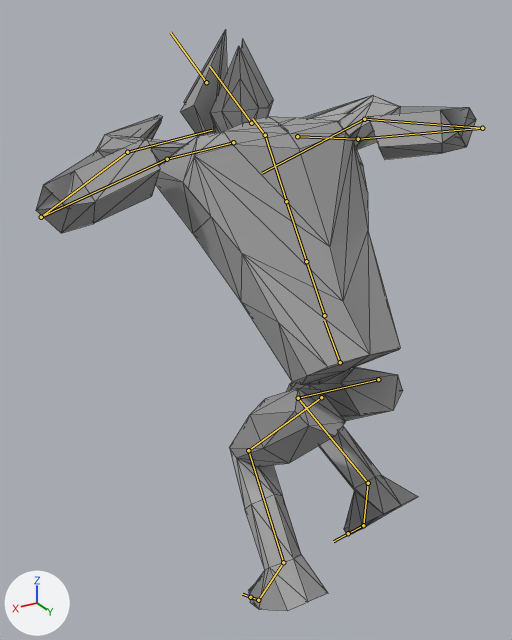
What one commit did to the glTF model glb_imports/8164_meshes.glb.
Both versions are drawn from a 50 mm camera at (12.28, 14.42, 23.16) aimed at (0.6, -5.04, 13.42). Lighting does not change. The marker at lower left points along +X, +Y and +Z. Both versions are drawn at frame 14 of the action 'ArmBombsFaceLaser'; the numbers are the values there. The bones that bend it are drawn over the model as lines. Mesh edges are drawn as thin lines.

The first picture shows 'Body.001'.
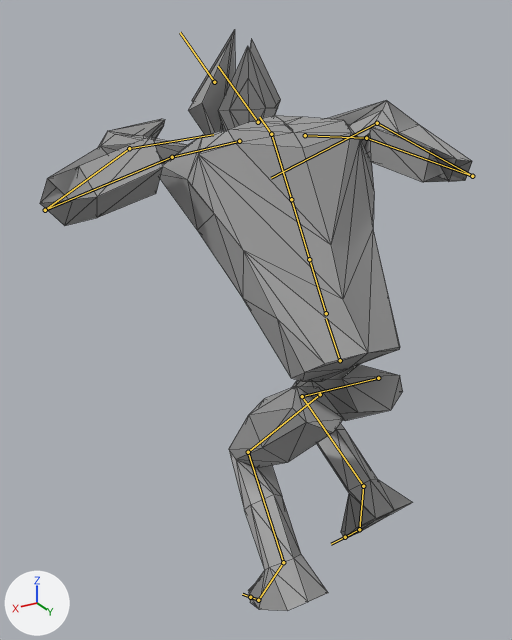
Location of each change, (x1, y1, x2, y2) in pixels of the pictures (512 x 640 px):
'Body.001', posed
    before: (36, 29, 476, 611)
    after: (40, 30, 472, 611)
bone 'mixamorig:Hips', root to tip
    before: (340, 362) to (324, 320)
    after: (340, 360) to (326, 318)
bone 'mixamorig:Neck', root to tip
    before: (265, 135) to (252, 118)
    after: (271, 134) to (259, 117)
bone 'mixamorig:LeftArm', root to tip
    before: (167, 159) to (41, 217)
    after: (172, 157) to (45, 210)
bone 'mixamorig:LeftForeArm', root to tip
    before: (41, 217) to (127, 152)
    after: (45, 210) to (129, 148)
bone 'mixamorig:LeftHand', root to tip
    before: (127, 152) to (212, 130)
    after: (129, 148) to (213, 134)
bone 'mixamorig:RightArm', root to tip
    before: (358, 139) to (482, 128)
    after: (366, 138) to (472, 176)
bone 'mixamorig:RightForeArm', root to tip
    before: (482, 128) to (364, 119)
    after: (472, 176) to (377, 123)
bone 'mixamorig:RightHand', root to tip
    before: (364, 119) to (262, 173)
    after: (377, 123) to (271, 178)
bone 'mixamorig:LeftUpLeg', root to tip
    before: (321, 397) to (248, 450)
    after: (320, 394) to (248, 452)
bone 'mixamorig:RightUpLeg', root to tip
    before: (378, 379) to (298, 398)
    after: (378, 378) to (302, 396)
bone 'mixamorig:RightLeg', root to tip
    before: (298, 398) to (368, 483)
    after: (302, 396) to (363, 486)
bone 'mixamorig:RightFoot', root to tip
    before: (368, 483) to (363, 525)
    after: (363, 486) to (359, 529)

What the commit changed:
Bone 'mixamorig:Hips' (bone_mixamorig_hips) moves from (0.0, 1.08, 0.8) to (-0.1, 1.08, 0.92).
Bone 'mixamorig:Hips' (bone_mixamorig_hips) turns from (38, 0, 0) to (38, -3, 0) degrees about its own x, y and z.
Bone 'mixamorig:Neck' (bone_mixamorig_neck) turns from (23, 0, 0) to (23, 3, 0) degrees about its own x, y and z.
Bone 'mixamorig:LeftArm' (bone_mixamorig_leftarm) turns from (18, -38, -2) to (16, -39, 0) degrees about its own x, y and z.
Bone 'mixamorig:LeftForeArm' (bone_mixamorig_leftforearm) turns from (-1, -1, 154) to (-1, -1, 149) degrees about its own x, y and z.
Bone 'mixamorig:LeftHand' (bone_mixamorig_lefthand) turns from (18, 39, 20) to (21, 36, 21) degrees about its own x, y and z.
Bone 'mixamorig:RightArm' (bone_mixamorig_rightarm) turns from (25, 48, 55) to (68, 43, 119) degrees about its own x, y and z.
Bone 'mixamorig:RightForeArm' (bone_mixamorig_rightforearm) turns from (-1, 0, -162) to (-1, 0, -171) degrees about its own x, y and z.
Bone 'mixamorig:RightHand' (bone_mixamorig_righthand) turns from (23, -43, -50) to (-6, -20, -62) degrees about its own x, y and z.
Bone 'mixamorig:LeftUpLeg' (bone_mixamorig_leftupleg) turns from (80, -2, 4) to (78, -6, 3) degrees about its own x, y and z.
Bone 'mixamorig:RightUpLeg' (bone_mixamorig_rightupleg) turns from (94, 2, -9) to (94, 0, -3) degrees about its own x, y and z.
Bone 'mixamorig:RightLeg' (bone_mixamorig_rightleg) turns from (-111, 0, 0) to (-112, 0, 0) degrees about its own x, y and z.
Bone 'mixamorig:RightFoot' (bone_mixamorig_rightfoot) turns from (5, 5, 10) to (6, 2, 5) degrees about its own x, y and z.
